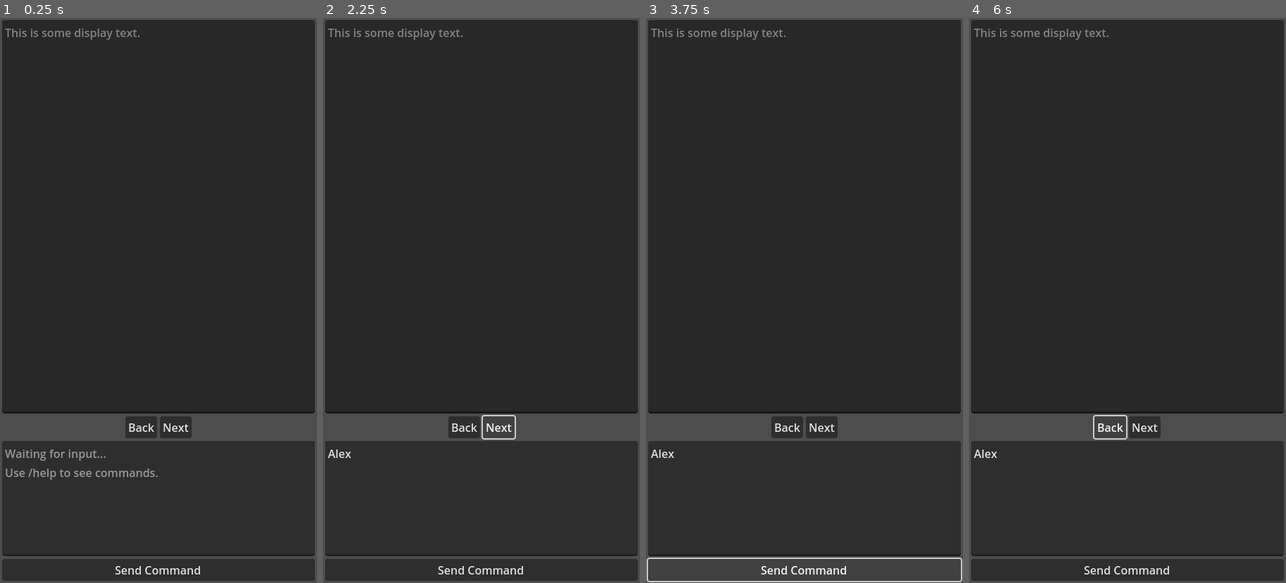
Above: before the commit, frames 1-4 (left to right).
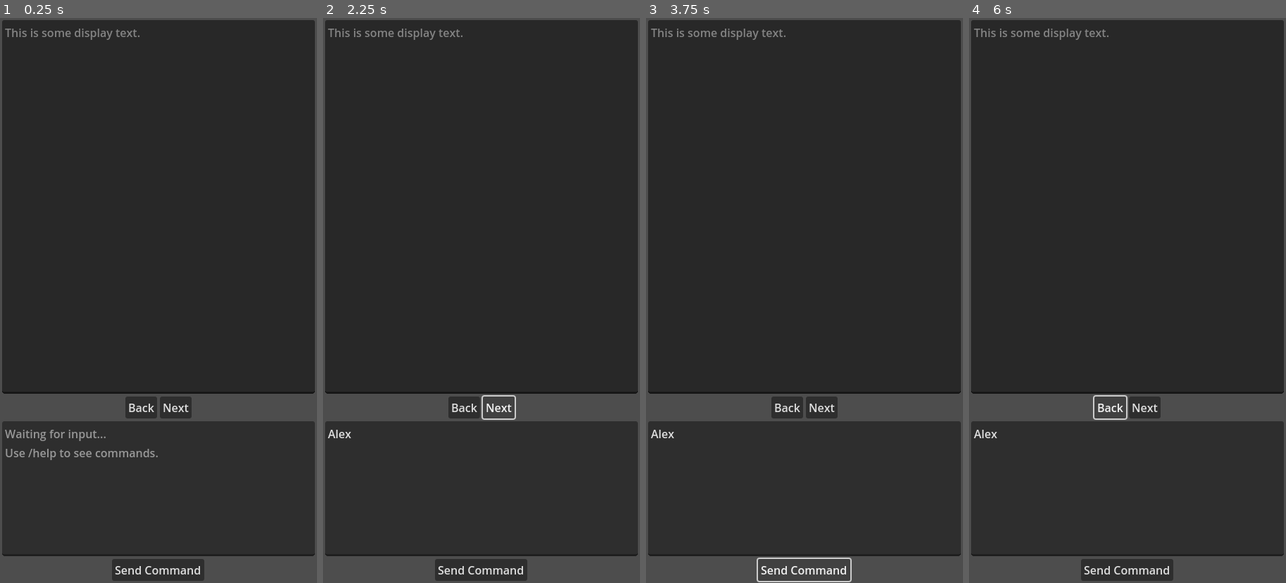
Above: after the commit, the same moments.

Repository: edmundmtang/gpt_mystery_game
Game: Godot game, scene res://Main.tscn
The game is run twice, just before and just after one commit, with the same random seed, the same clock (stepped at 60 frames per second) and the same inputs.
Inputs (mouse positions are in pixels of both pictures, inside the frame that each line leads up to):
- Up to frame 1 (0.25 s): no input
- Up to frame 2 (2.25 s): click (481, 498) at 0.52 s; type "Alex" at 0.6 s; click "Send Command" at 1.25 s; click "Next" at 2 s
- Up to frame 3 (3.75 s): click "Next" at 2.75 s; click "Send Command" at 3.5 s
- Up to frame 4 (6 s): click "Next" at 4.25 s; click "Send Command" at 5 s; click "Back" at 5.75 s

The runs differ from the first frame. In frame 1, 9.5% of the frame differs, in the area x 0-100%, y 66-100%; in frame 2, 9.1%; in frame 3, 6.7%; in frame 4, 9.1%.
Error in both runs: Cannot call method 'get_as_text' on a null value. (res://OpenAI_API.gd:9)

Commit message:
Move a bunch of game state data over to an autoload GameState. Make some tweaks to the UI sizing.

Diff:
--- a/godot/ChatGenerator.gd
+++ b/godot/ChatGenerator.gd
@@ -1,9 +1,6 @@
 extends Node
 
 var openai_api: OpenAI_API
-var context: Dictionary
-var messages: Array[Dictionary]
-var player_name: String = "Anne Holloway"
 
 var retry_counter := 0
 
@@ -18,32 +15,11 @@
 func _ready() -> void:
     openai_api = OpenAI_API.new()
     add_child(openai_api)
-    load_context("context.json")
-    insert_player_name()
-
-#    var a_message = format_input("Hello. I am Detective Anne Holloway.", TextType.CONVERSATION)
-#
-#    messages.append(a_message)
-#
-#    continue_text(TextType.CONVERSATION)
-
-func load_context(context_file: String) -> void:
-    var json_file = FileAccess.open(context_file, FileAccess.READ)
-    assert(json_file != null, "Something went wrong loading context file.")
-    context = JSON.parse_string(json_file.get_as_text())
-    context["extra"] = ""
-
-func insert_player_name() -> void:
-    var regex = RegEx.new()
-    regex.compile("\\[player name\\]")
-    context["base"] = regex.sub(context["base"], player_name, true)
-    context["conversation"] = regex.sub(context["conversation"], player_name, true)
-    context["description"] = regex.sub(context["description"], player_name, true)
 
 func format_input(text: String, type: int) -> Dictionary:
     var content: String
     if type == TextType.CONVERSATION:
-        content = "{\n\"speaker\": \"Detective " + player_name + "\",\n\"content\": \"" + text + "\"\n}"
+        content = "{\n\"speaker\": \"Detective " + GameState.player_name + "\",\n\"content\": \"" + text + "\"\n}"
     elif type == TextType.DESCRIPTION:
         content = "I examine " + text
     else:
@@ -60,15 +36,15 @@
         "role": "system",
         "content": get_base_context(type)
     })
-    res.append_array(messages)
+    res.append_array(GameState.messages)
     return res
 
 func get_base_context(type: int) -> String:
     var res: String
     if type == TextType.CONVERSATION:
-        res = context["base"] + "\n" + context["conversation"] + "\n" + context["extra"]
+        res = GameState.context["base"] + "\n" + GameState.context["conversation"] + "\n" + GameState.context["extra"]
     elif type == TextType.DESCRIPTION:
-        res = context["base"] + "\n" + context["description"] + "\n" + context["extra"]
+        res = GameState.context["base"] + "\n" + GameState.context["description"] + "\n" + GameState.context["extra"]
     else:
         push_error("Invalid text type provided.")
     return res
@@ -79,7 +55,7 @@
     var new_message = await openai_api.chat_response
     if verify_output_message(new_message["content"], type):
         # True: add to the ongoing list of messages and then do something to display
-        messages.append(new_message)
+        GameState.messages.append(new_message)
     else:
         # False: increase the retry_counter -> if too high push_error
         # otherwise, call continue_text again & hope we randomly do better
--- /dev/null
+++ b/godot/GameState.gd
@@ -0,0 +1,22 @@
+extends Node
+
+var context: Dictionary
+var messages: Array[Dictionary]
+var player_name: String = "Anne Holloway"
+
+func _ready() -> void:
+    load_context("context.json")
+    insert_player_name()
+
+func load_context(context_file: String) -> void:
+    var json_file = FileAccess.open(context_file, FileAccess.READ)
+    assert(json_file != null, "Something went wrong loading context file.")
+    context = JSON.parse_string(json_file.get_as_text())
+    context["extra"] = ""
+
+func insert_player_name() -> void:
+    var regex = RegEx.new()
+    regex.compile("\\[player name\\]")
+    context["base"] = regex.sub(context["base"], player_name, true)
+    context["conversation"] = regex.sub(context["conversation"], player_name, true)
+    context["description"] = regex.sub(context["description"], player_name, true)
--- a/godot/InputBox.tscn
+++ b/godot/InputBox.tscn
@@ -26,6 +26,7 @@
 wrap_mode = 1
 caret_blink = true
 
-[node name="Button" type="Button" parent="VBoxContainer"]
+[node name="SendButton" type="Button" parent="VBoxContainer"]
 layout_mode = 2
+size_flags_horizontal = 4
 text = "Send Command"
--- a/godot/Main.tscn
+++ b/godot/Main.tscn
@@ -20,7 +20,7 @@
 
 [node name="DisplayBox" parent="Display" instance=ExtResource("2_8sbjh")]
 layout_mode = 2
-size_flags_stretch_ratio = 3.0
+size_flags_stretch_ratio = 2.5
 
 [node name="InputBox" parent="Display" instance=ExtResource("3_6jfpu")]
 layout_mode = 2
--- a/godot/project.godot
+++ b/godot/project.godot
@@ -15,6 +15,10 @@
 config/features=PackedStringArray("4.1", "Mobile")
 config/icon="res://icon.svg"
 
+[autoload]
+
+GameState="*res://GameState.gd"
+
 [display]
 
 window/size/viewport_width=450
